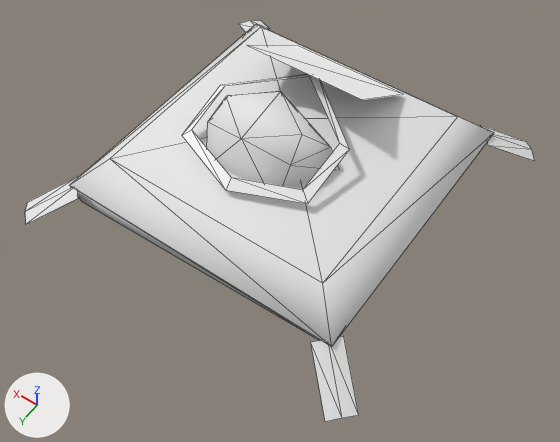
The glTF model public/3d/item/model__item__room.ofs_5342_0/5342um_ac_nek2.gltf as it was, and as the next commit left it.
Rendered twice from a 50 mm lens placed at (-0.763, 1.099, 1.545), pointed at (-0.081, 0.143, 0.044). Every picture has the same lights, and +X, +Y and +Z are marked at lower left. The picture after the commit comes second. Mesh edges are drawn as thin lines.

In view in the first picture: '5342um_ac_nek2'.
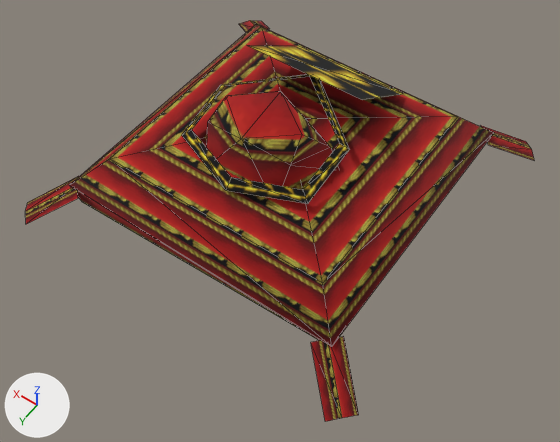
Changed parts and their boxes [x1, y1, x2, y2] in the pictures (560 x 442 px):
'5342um_ac_nek2', surface changed (white to red)
    both: [25, 20, 535, 421]

Edits to the bpy script that builds the scene:
```text
Add img_ucc_mat:
    img_ucc_mat = load_image('ucc_mat', '_unpacked/ucc_mat', 32, 32, 'sRGB')
Add img_ac_0nec_02:
    img_ac_0nec_02 = load_image('ac_0nec_02', '_unpacked/ac_0nec_02', 8, 16, 'sRGB')
Change mat_uc_ac_nek2:
    remove mat_uc_ac_nek2.base_color = (1.0, 1.0, 1.0)  # white #ffffff
    add mat_uc_ac_nek2.texture = img_ac_0nec_02
Change mat_ucc_mat:
    where n0 = _N.new('ShaderNodeBsdfPrincipled'); n0.name = 'Principled BSDF'
    remove n0.inputs[0].default_value = (0.804, 0.804, 0.804, 1.0)  # 'Base Color', white #e8e8e8
    add n2 = _N.new('ShaderNodeMix'); n2.name = 'Mix'
    add n2.data_type = 'RGBA'
    add n2.blend_type = 'MULTIPLY'
    add n2.inputs[0].default_value = 1.0  # 'Factor'
    add n2.inputs[7].default_value = (0.804, 0.804, 0.804, 1.0)  # 'B', white #e8e8e8
    add n3 = _N.new('ShaderNodeTexImage'); n3.name = 'Image Texture'
    add n3.image = img_ucc_mat
    add _L.new(n2.outputs[2], n0.inputs[0])  # 'Result' to 'Base Color'
    add _L.new(n3.outputs[0], n2.inputs[6])  # 'Color' to 'A'
```
